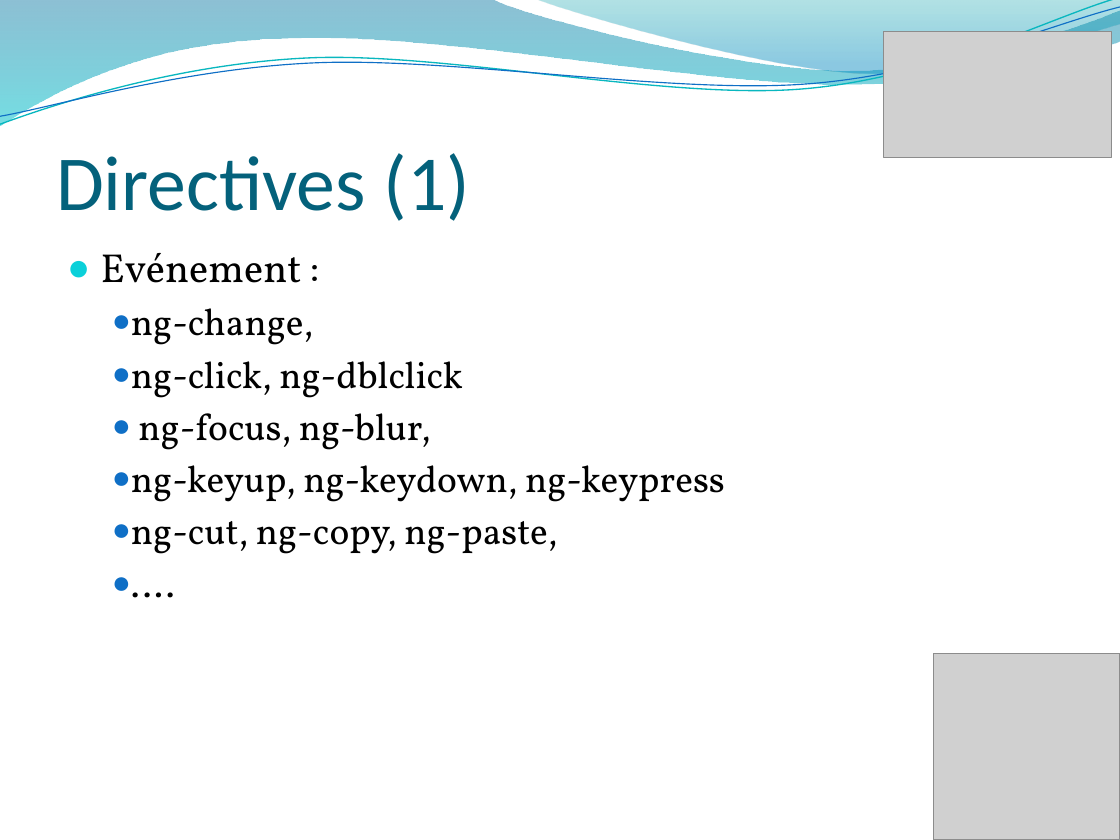
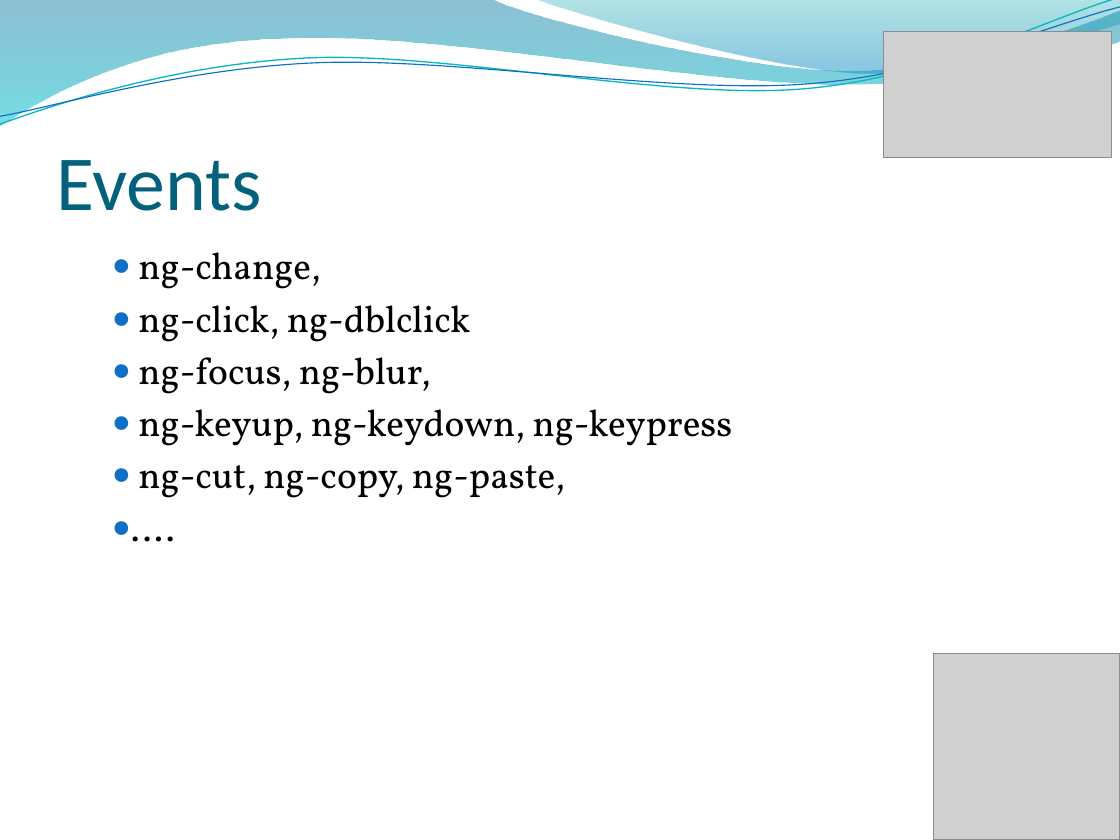
Before and after one commit to usfalami/Angular, a slide deck: slide 16 of _ng.pptx (slide 14 before the commit). Drawn at 1120x840 pixels with LibreOffice and Linux fonts; fonts in the diff are those of the drawing; grey boxes stand for pictures; background and template pictures are left out. Boxes give left, top, right and bottom in pixels: in the first picture for what was removed or moved away, otherwise in the second. Text is boxed around its words. In the diff, an @@ line names an element or a change of style, - is before the commit and + after.

```diff
--- a/_ng.pptx
+++ b/_ng.pptx
@@ title at <box>56,160,262,211</box>: text changed @@
-Directives (1)
+Events
@@ text at <box>101,253,302,283</box>: paragraph removed @@
-● Evénement :
```
Also in this commit, not shown: 7 other slides changed, 3 slides added, 9 other files.
